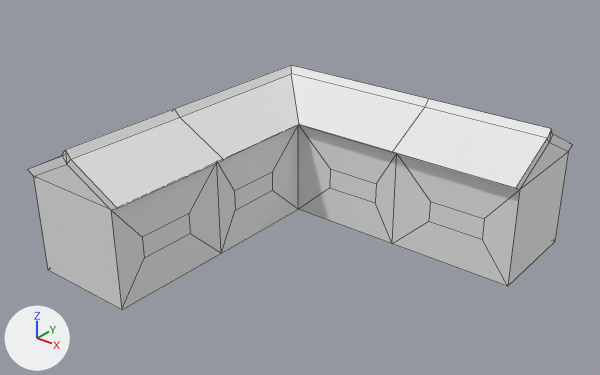
A saved change to the FBX model Project Humans/Assets/polyperfect/Low Poly Ultimate Pack/M/- Meshes_M/Japan_M/wall-japan-edge-medium.fbx.
Camera for both pictures: a 50 mm lens placed at (12.29, -19.27, 11.78), pointed at (-0.32, -3.51, 2.01). The lights are fixed; the arrows at lower left show +X, +Y and +Z. Mesh edges are drawn as thin lines. Where no turn or scale is listed for an object, it has been applied to the vertices.

The first picture shows 'wall-japan-edge_medium'.
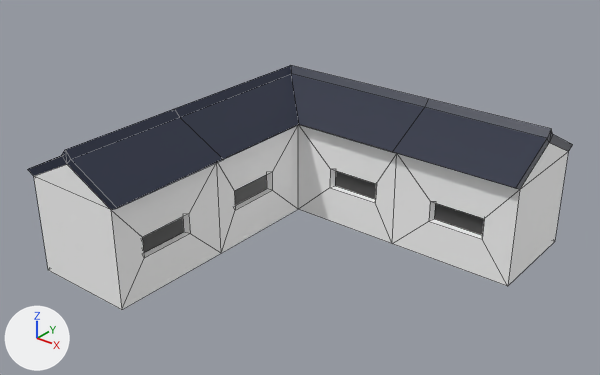
Where the newer file only moved an object's origin or applied its transform, the numbers keep the older frame.

Patch to the scene script:
```diff
--- a/Project Humans/Assets/polyperfect/Low Poly Ultimate Pack/M/- Meshes_M/Japan_M/wall-japan-edge-medium.fbx.py
+++ b/Project Humans/Assets/polyperfect/Low Poly Ultimate Pack/M/- Meshes_M/Japan_M/wall-japan-edge-medium.fbx.py
@@ mat_41_blue_darkest @@
 mat_41_blue_darkest = principled_material('41 BLUE-DARKEST')
-mat_41_blue_darkest.base_color = (0.8, 0.8, 0.8)  # white #e7e7e7
+mat_41_blue_darkest.base_color = (0.016, 0.0222, 0.0482)  # dark blue #22293e
 mat_41_blue_darkest.roughness = 0.553
@@ mat_58_white @@
 mat_58_white = principled_material('58 WHITE')
-mat_58_white.base_color = (0.8, 0.8, 0.8)  # white #e7e7e7
+mat_58_white.base_color = (1.0, 1.0, 1.0)  # white #ffffff
 mat_58_white.roughness = 0.553
@@ mat_17_grey_darkest @@
 mat_17_grey_darkest = principled_material('17 GREY-DARKEST')
-mat_17_grey_darkest.base_color = (0.8, 0.8, 0.8)  # white #e7e7e7
+mat_17_grey_darkest.base_color = (0.0642, 0.0642, 0.0642)  # dark grey #484848
 mat_17_grey_darkest.roughness = 0.553
@@ me_wall_japan_edge_medium @@
 # used by ob_wall_japan_edge_medium; location = (0.0, 0.0, 0.0)
-me_wall_japan_edge_medium.from_pydata(...)  # 79 vertices, 80 faces; spans x -5.25..5.0, y -8.5..1.75, z 0.0..3.94
+me_wall_japan_edge_medium.from_pydata(...)  # 111 vertices, 112 faces; spans x -5.25..5.0, y -8.5..1.75, z 0.0..3.94
+# me_wall_japan_edge_medium part 1
+# 8 faces are deleted
+# 16 vertices are added at x -4.85..4.07, y -7.57..1.35, z 1.13
+# 16 new vertices lie (0.0, 0.0, 0.54) away from vertices in x -4.85..4.07, y -7.57..1.35, z 1.13
+# 32 new faces join them, mat_58_white (white #ffffff)
+# 8 new faces join them, mat_17_grey_darkest (dark grey #484848)
 me_wall_japan_edge_medium.materials.append(mat_41_blue_darkest)
```

Boxes [x1, y1, x2, y2] around the edits, measured in the pictures (600 x 375 px):
'wall-japan-edge_medium', recoloured, reshaped: [28, 65, 572, 310] in both
part 1 of me_wall_japan_edge_medium, built on: [142, 169, 484, 258] in both
